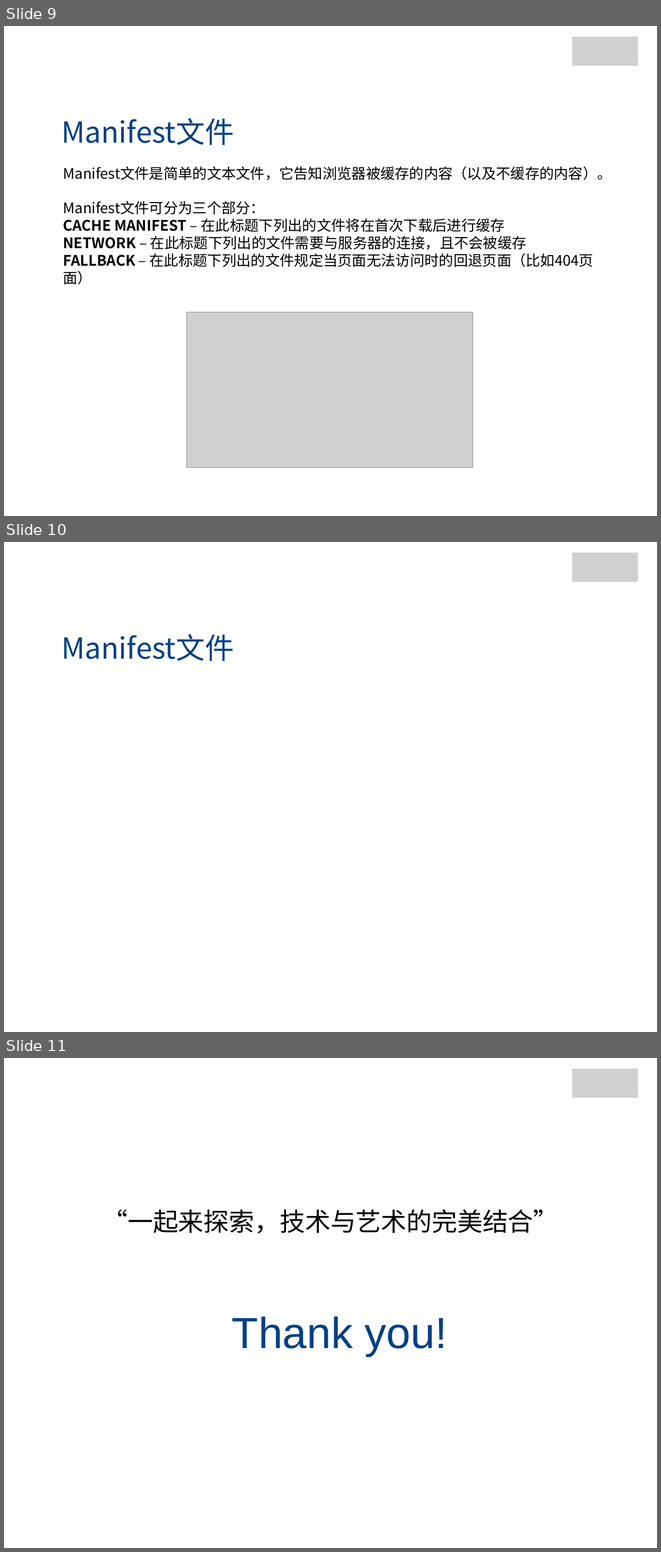
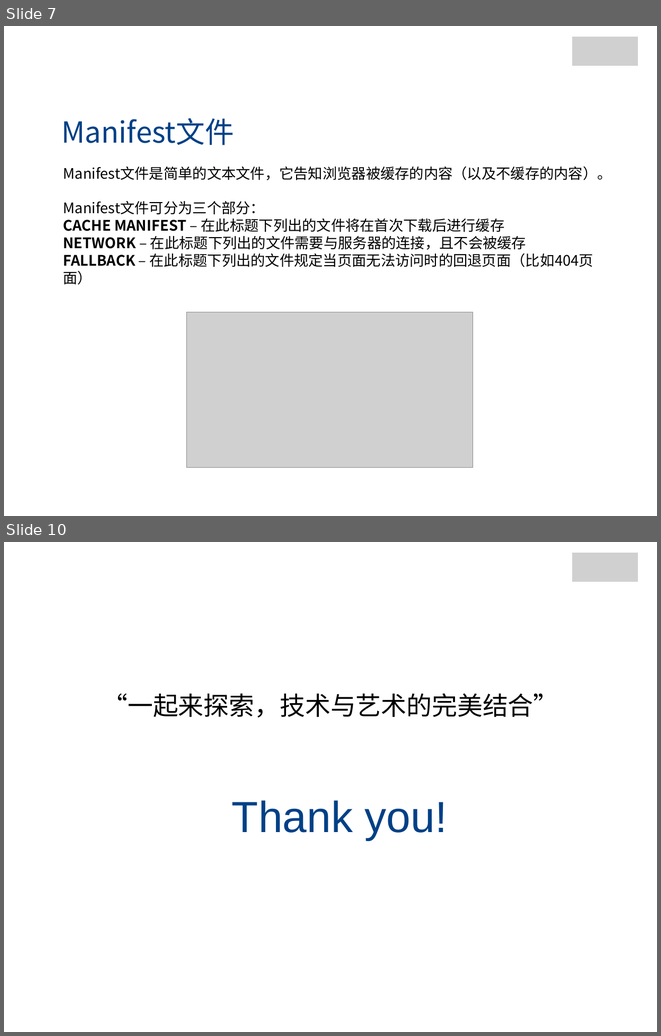
Before and after one commit to jianganglu/share-web-storage, a slide deck: Web存储.pptx. Shown one above the other, each under a label of ours: slides 9, 10 and 11 before the commit, slides 7 and 10 after it; the slides between them are not shown. The pictures are 661x1552 and 661x1036 pixels, drawn with LibreOffice and Linux fonts; fonts in the diff are those of the drawing; grey boxes stand for pictures; background and template pictures are left out. Boxes give left, top, right and bottom in pixels: in the first picture for what was removed or moved away, otherwise in the second. Text is boxed around its words. In the diff, an @@ line names an element or a change of style, - is before the commit and + after.

```diff
--- a/Web存储.pptx
+++ b/Web存储.pptx
@@ slide 10 removed at <box>4,542,657,1032</box>, background picture (left out) @@
@@ rectangle removed at <box>15,545,120,584</box> @@
@@ group removed at <box>567,545,648,587</box>: 4 rectangles, 1 picture @@
@@ text removed at <box>61,634,234,661</box> @@
-Manifest文件
@@ what was slide 9 is now slide 7 @@
@@ what was slide 11 is now slide 10 @@
```
Also in this commit, not shown: 2 slides changed, 1 slide added, 1 other slide removed, 24 other files.
